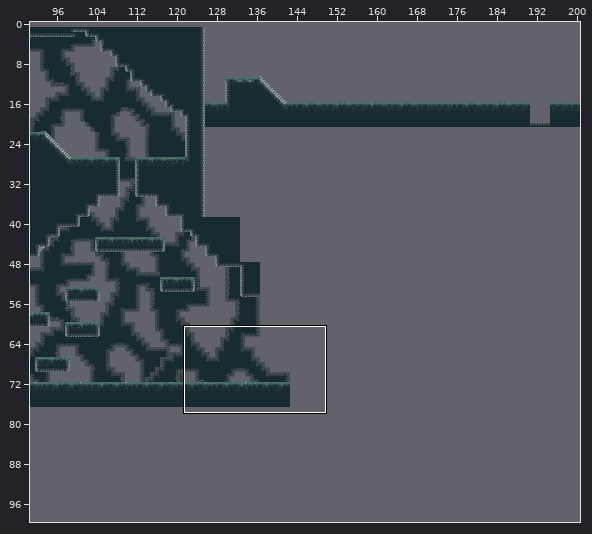
An edit to a level. Tiled map, Assets/Tiled/level2.tmx. Above, an overview of the earlier version with the close-up marked.
Close-up. Earlier state:
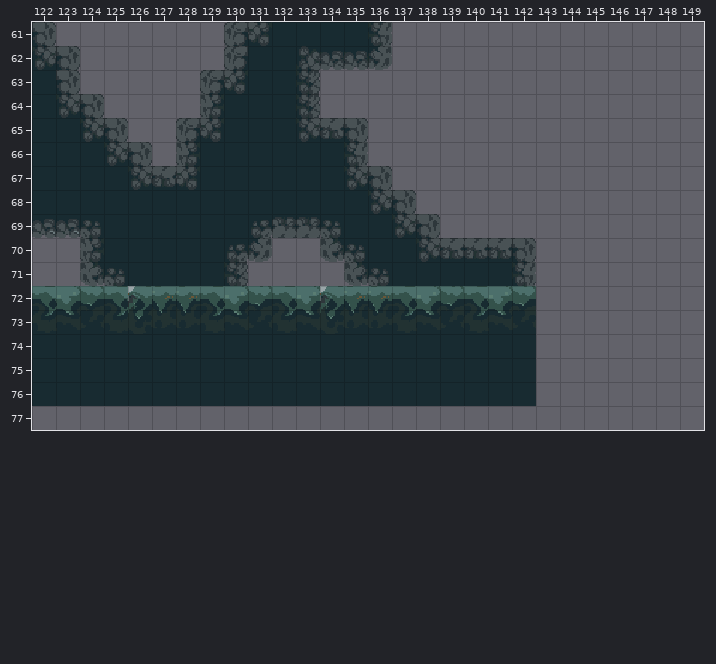
Cells are 16x16 px. Shown: x 122..149, y 61..77. The commit also changed other parts of the map, which this record leaves out.
New version:
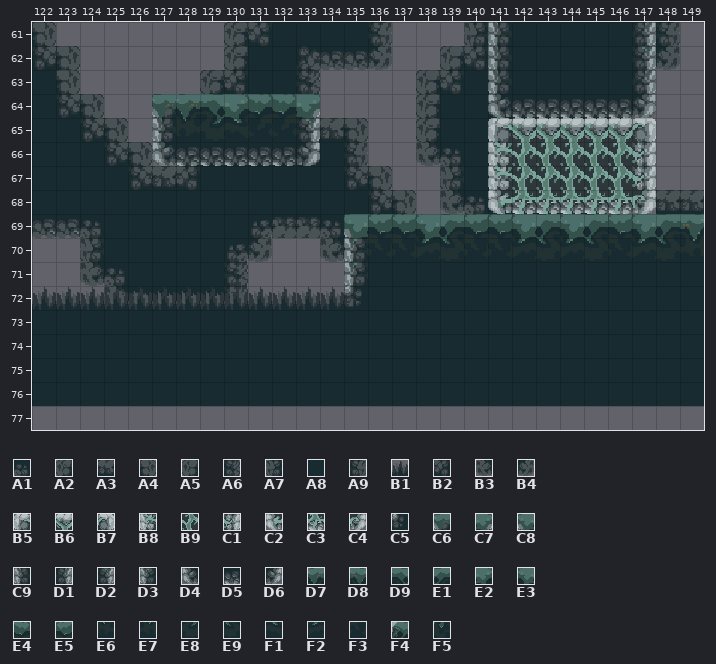
Key: from "cave": A1 70, A2 71, A3 72, A4 73, A5 73 flipped left-right, A6 83, A7 86, A8 87, A9 88, B1 91, B2 100, B3 101, B4 103; from "spirit_collision": B5 6, B6 7, B7 8, B8 11, B9 12, C1 13, C2 16, C3 17, C4 18; from "spirit_forest": C5 2 turned 90, C6 3, C7 5, C8 5 flipped left-right, C9 18, D1 18 flipped left-right, D2 20, D3 20 flipped left-right, D4 33, D5 34, D6 35, D7 45, D8 45 flipped left-right, D9 46, E1 46 flipped left-right, E2 47, E3 47 flipped left-right, E4 48, E5 48 flipped left-right, E6 60, E7 60 flipped left-right, E8 61, E9 61 flipped left-right, F1 62, F2 62 flipped left-right, F3 63 flipped left-right, F4 127, F5 142.
__ is an empty cell, ## one hidden under a higher layer.
Edits made:
Layer "cave_bg":
y 61: x 140 __ -> A7; x 148 __ -> A9
y 62: x 139..140 __ __ -> A5 B2; x 148 __ -> B4
y 63: x 138..141 __ __ __ __ -> A5 B2 A8 A4
y 64..65: x 138..146 __ __ __ __ __ __ __ __ __ -> A2 A8 A8 A8 A8 A8 A8 A8 A9
y 66: x 138..141 __ __ __ __ -> B3 A1 A8 A8
y 67: x 139..141 __ __ __ -> A7 A8 A8
y 68: x 139..145 __ __ __ __ __ __ __ -> B3 A1 A8 A8 A8 A8 A6; x 148..149 __ __ -> A3 A3
y 70: x 141..142 A3 A4 -> ## ##
y 71: x 142 A9 -> ##
Layer "ground":
y 61: x 141..147 __ __ __ __ __ __ __ -> C9 A8 A8 A8 A8 A8 D1
y 62: x 141..147 __ __ __ __ __ __ __ -> C9 A8 A8 A8 A8 A8 D2
y 63: x 141..147 __ __ __ __ __ __ __ -> C9 A8 A8 A8 A8 A8 D1
y 64: x 127..133 __ __ __ __ __ __ __ -> C6 D7 D9 E2 E4 E4 C7; x 141..147 __ __ __ __ __ __ __ -> D4 D5 D5 D5 D5 D5 D6
y 65: x 127..130 __ __ __ __ -> C9 E6 E8 F1; x 133 __ -> D2
y 66: x 127..133 __ __ __ __ __ __ __ -> D4 D5 D5 D5 D5 D5 D6
y 69: x 135..149 __ __ __ __ __ __ __ __ __ __ __ __ __ __ __ -> C8 E5 E5 E3 E1 E5 E5 E3 E1 E3 E1 E5 E3 E1 D8
y 70: x 135 __ -> D3; x 138..149 __ __ __ __ __ __ __ __ __ __ __ __ -> F2 E9 F3 F3 F2 E9 F2 E9 F3 F2 E9 E7
y 71: x 135..136 __ __ -> D3 A8; x 142..149 __ __ __ __ __ __ __ __ -> A8 A8 A8 A8 A8 A8 A8 A8
y 72: x 122..149 D9 E2 E4 D9 F4 D7 D7 D9 E2 E4 D9 E2 F4 D7 D7 D9 E2 E4 D9 E2 E4 __ __ __ __ __ __ __ -> __ __ __ __ __ __ __ __ __ __ __ __ __ C5 A8 A8 A8 A8 A8 A8 A8 A8 A8 A8 A8 A8 A8 A8
y 73: x 122..123 E8 F1 -> A8 A8; x 125..126 E8 F5 -> A8 A8; x 129..130 E8 F1 -> A8 A8; x 132..134 E8 F1 F5 -> A8 A8 A8; x 137..138 E8 F1 -> A8 A8; x 140..141 E8 F1 -> A8 A8; x 143..149 __ __ __ __ __ __ __ -> A8 A8 A8 A8 A8 A8 A8
y 74..76: x 143..149 __ __ __ __ __ __ __ -> A8 A8 A8 A8 A8 A8 A8
Layer "spirit_collides":
y 65: x 141..147 __ __ __ __ __ __ __ -> B5 B6 B6 B6 B6 B6 B7
y 66..67: x 141..147 __ __ __ __ __ __ __ -> B8 B9 B9 B9 B9 B9 C1
y 68: x 141..147 __ __ __ __ __ __ __ -> C2 C3 C3 C3 C3 C3 C4
Layer "damages_player":
y 72: x 122..134 __ __ __ __ __ __ __ __ __ __ __ __ __ -> B1 B1 B1 B1 B1 B1 B1 B1 B1 B1 B1 B1 B1
Boxes around the changes in both close-ups, in picture pixels (x1, y1, x2, y2):
changed: (32, 22, 704, 406)
